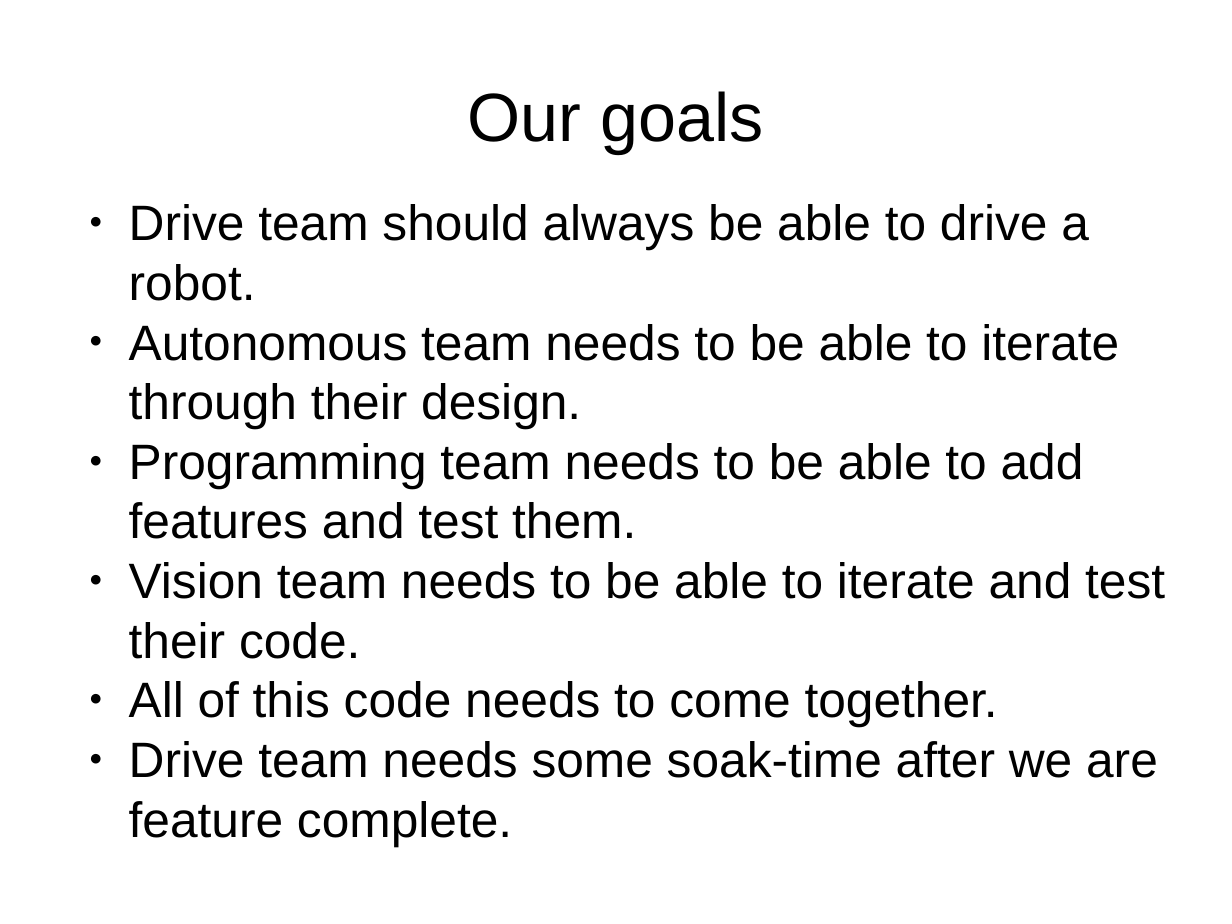
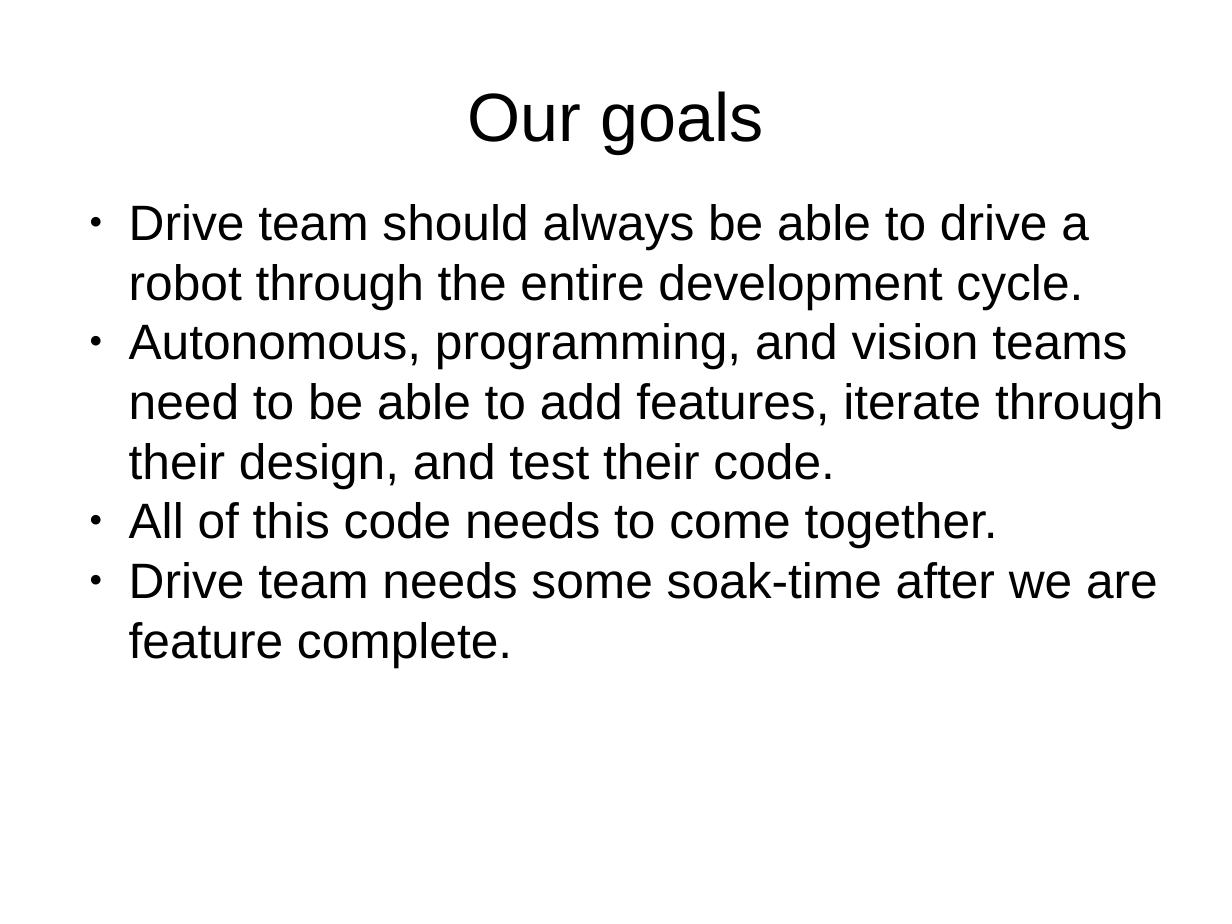
Before and after one commit to 4627ManningRobotics/WorkFlow, a slide deck: slide 57 of GIT Presentation.pptx. Drawn at 1232x924 pixels with LibreOffice and Linux fonts; fonts in the diff are those of the drawing. Boxes give left, top, right and bottom in pixels: in the first picture for what was removed or moved away, otherwise in the second. Text is boxed around its words. In the diff, an @@ line names an element or a change of style, - is before the commit and + after.

```diff
--- a/GIT Presentation.pptx
+++ b/GIT Presentation.pptx
@@ text at <box>129,204,1163,488</box>: text changed @@
-● Drive team should always be able to drive a robot.
-● Autonomous team needs to be able to iterate through their design.
-● Programming team needs to be able to add features and test them.
-● Vision team needs to be able to iterate and test their code.
+● Drive team should always be able to drive a robot through the entire development cycle.
+● Autonomous, programming, and vision teams need to be able to add features, iterate through their design, and test their code.
```
Also in this commit, not shown: 3 other slides changed, 1 slide added.
